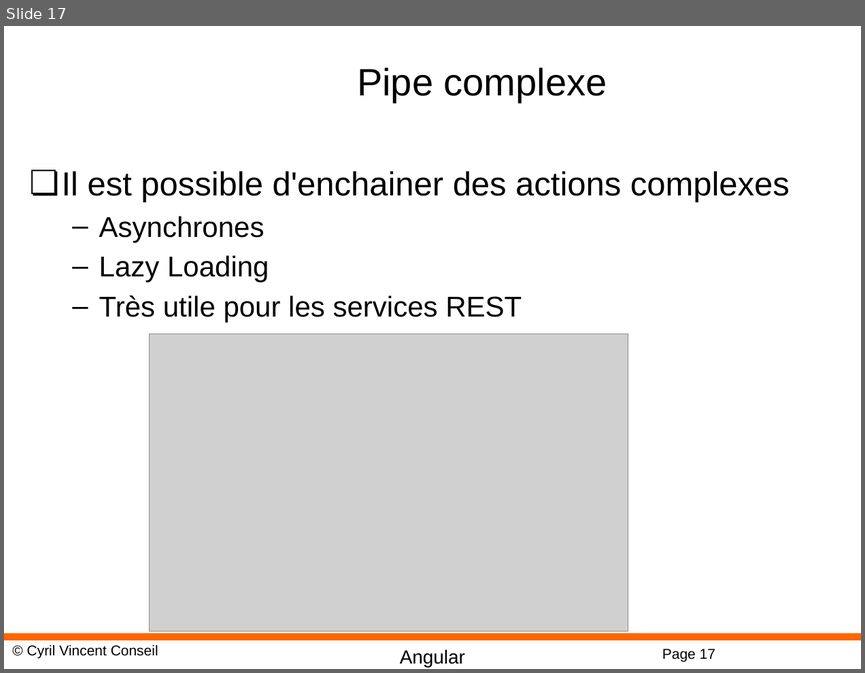
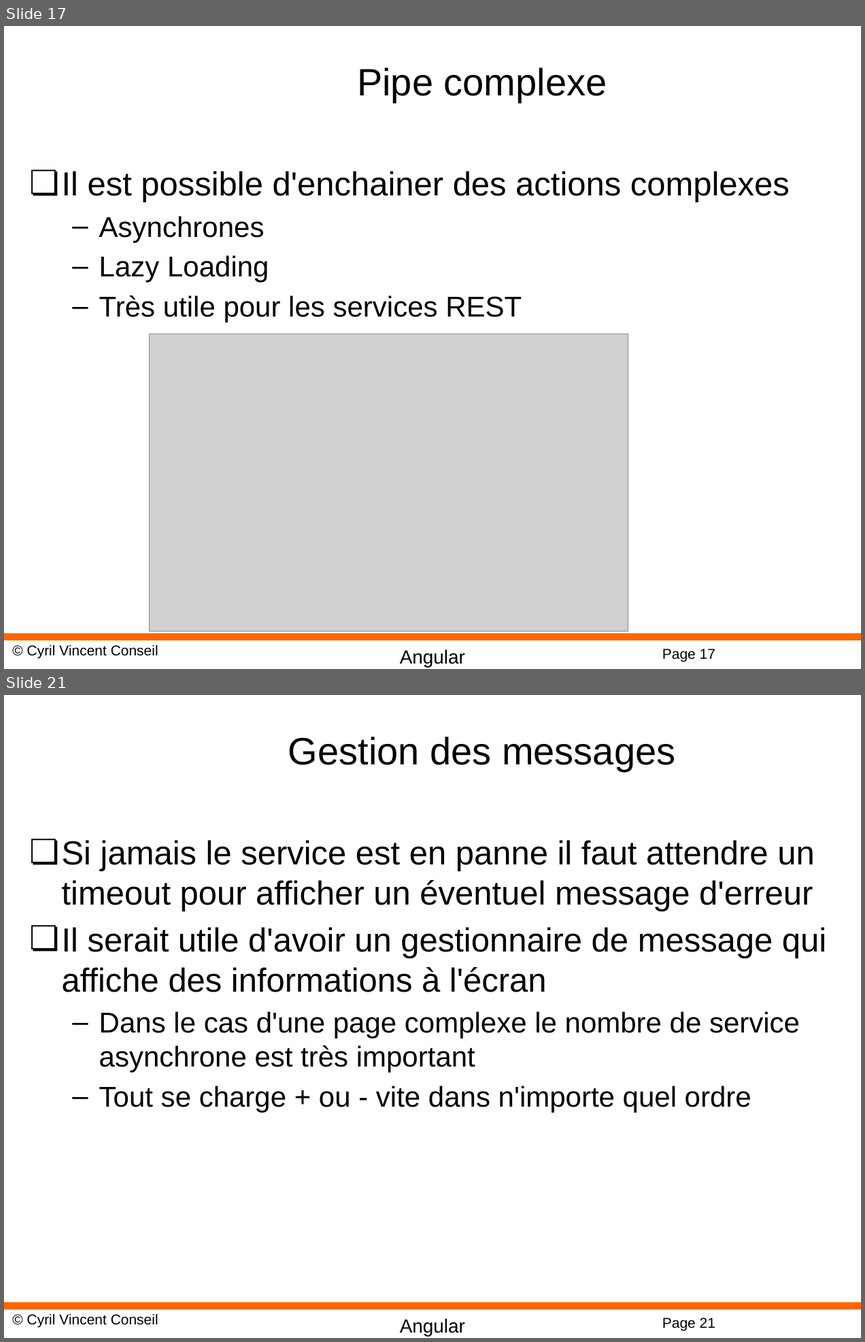
Before and after one commit to cyrilvincent/POE, a slide deck: ppt/angular/Angular13-RXJS.pptx. Shown one above the other, each under a label of ours: slide 17 before the commit, slides 17 and 21 after it; the slides between them are not shown. The pictures are 865x673 and 865x1342 pixels, drawn with LibreOffice and Linux fonts; fonts in the diff are those of the drawing; grey boxes stand for pictures; background and template pictures are left out. Boxes give left, top, right and bottom in pixels: in the first picture for what was removed or moved away, otherwise in the second. Text is boxed around its words. In the diff, an @@ line names an element or a change of style, - is before the commit and + after.

```diff
--- a/ppt/angular/Angular13-RXJS.pptx
+++ b/ppt/angular/Angular13-RXJS.pptx
@@ slide 21 added at [4,695,861,1338], background #FFFFFF; not listed: 4 template elements that a slide beside it also shows @@
@@ title added at [288,736,675,772], 32 pt, text #000000 @@
+Gestion des messages
@@ text added at [62,840,826,1113], 28 pt, text #000000 @@
+❏ Si jamais le service est en panne il faut attendre un timeout pour afficher un éventuel message d'erreur
+❏ Il serait utile d'avoir un gestionnaire de message qui affiche des informations à l'écran
+  – Dans le cas d'une page complexe le nombre de service asynchrone est très important
+  – Tout se charge + ou - vite dans n'importe quel ordre
```
Also in this commit, not shown: 8 other slides added, 10 other files.
